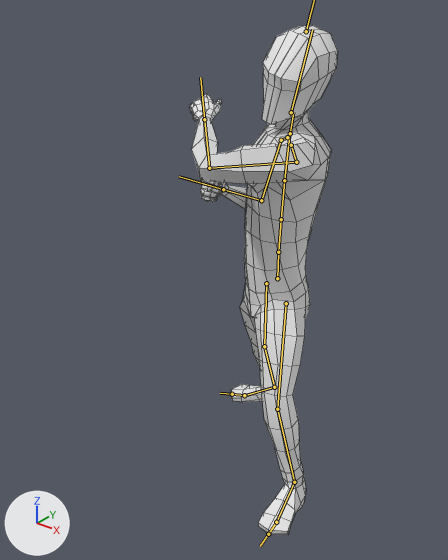
A saved change to the FBX model Assets/Animation/Male/Male Ranged.fbx.
Both versions are drawn from a 50 mm lens placed at (0.00379, -0.0058, 0.00595), pointed at (-0.00018, -0.00084, 0.00288). Every picture has the same lights, and +X, +Y and +Z are marked at lower left. Both versions are drawn at frame 16 of the action 'mixamo.com'; the numbers are the values there. The bones that bend it are drawn over the model as lines. Mesh edges are drawn as thin lines.
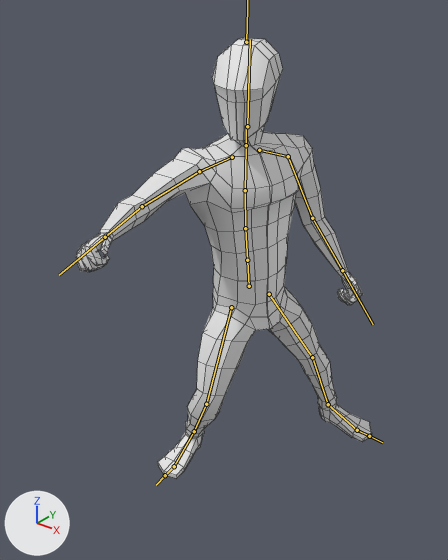
The change, as JSON lines over the scene's bpy script:
```json
{"block": "bone_mixamorig_hips", "where": "bone_mixamorig_hips = bpy.data.objects['Armature'].pose.bones['mixamorig:Hips']"}
{"op": "set", "path": "bone_mixamorig_hips.location", "old": "(-0.003, 0.088, 0.011)", "new": "(-0.032, 0.076, 0.03)"}
{"op": "set", "path": "bone_mixamorig_hips.rotation_quaternion", "old": "(0.967, 0.003, -0.254, -0.005)", "new": "(0.815, -0.002, 0.578, 0.036)", "note": "degrees (1, -29, -1) -> degrees (6, 70, 10)"}
{"block": "bone_mixamorig_spine", "where": "bone_mixamorig_spine = bpy.data.objects['Armature'].pose.bones['mixamorig:Spine']  # child of 'mixamorig:Hips'"}
{"op": "set", "path": "bone_mixamorig_spine.rotation_quaternion", "old": "(0.997, -0.013, -0.075, 0.0)", "new": "(1.0, 0.012, 0.003, 0.006)", "note": "degrees (-1, -9, 0) -> degrees (1, 0, 1)"}
{"block": "bone_mixamorig_spine1", "where": "bone_mixamorig_spine1 = bpy.data.objects['Armature'].pose.bones['mixamorig:Spine1']  # child of 'mixamorig:Spine'"}
{"op": "set", "path": "bone_mixamorig_spine1.rotation_quaternion", "old": "(0.998, -0.012, -0.058, 0.003)", "new": "(1.0, 0.028, 0.011, -0.003)", "note": "degrees (-1, -7, 0) -> degrees (3, 1, 0)"}
{"block": "bone_mixamorig_spine2", "where": "bone_mixamorig_spine2 = bpy.data.objects['Armature'].pose.bones['mixamorig:Spine2']  # child of 'mixamorig:Spine1'"}
{"op": "set", "path": "bone_mixamorig_spine2.rotation_quaternion", "old": "(0.998, -0.012, -0.058, 0.004)", "new": "(1.0, 0.028, 0.011, -0.005)", "note": "degrees (-1, -7, 1) -> degrees (3, 1, -1)"}
{"block": "bone_mixamorig_neck", "where": "bone_mixamorig_neck = bpy.data.objects['Armature'].pose.bones['mixamorig:Neck']  # child of 'mixamorig:Spine2'"}
{"op": "set", "path": "bone_mixamorig_neck.rotation_quaternion", "old": "(0.997, -0.018, 0.074, -0.031)", "new": "(0.996, 0.009, -0.084, 0.018)", "note": "degrees (-2, 8, -4) -> degrees (1, -10, 2)"}
{"block": "bone_mixamorig_head", "where": "bone_mixamorig_head = bpy.data.objects['Armature'].pose.bones['mixamorig:Head']  # child of 'mixamorig:Neck'"}
{"op": "set", "path": "bone_mixamorig_head.rotation_quaternion", "old": "(0.937, 0.016, 0.334, -0.102)", "new": "(0.923, -0.024, -0.384, -0.014)", "note": "degrees (-3, 39, -13) -> degrees (-3, -45, -1)"}
{"block": "bone_mixamorig_leftshoulder", "where": "bone_mixamorig_leftshoulder = bpy.data.objects['Armature'].pose.bones['mixamorig:LeftShoulder']  # child of 'mixamorig:Spine2'"}
{"op": "set", "path": "bone_mixamorig_leftshoulder.rotation_quaternion", "old": "(0.992, -0.12, -0.009, -0.029)", "new": "(0.997, -0.038, 0.036, 0.057)", "note": "degrees (-14, -1, -3) -> degrees (-4, 4, 6)"}
{"block": "bone_mixamorig_leftarm", "where": "bone_mixamorig_leftarm = bpy.data.objects['Armature'].pose.bones['mixamorig:LeftArm']  # child of 'mixamorig:LeftShoulder'"}
{"op": "set", "path": "bone_mixamorig_leftarm.rotation_quaternion", "old": "(0.715, -0.197, 0.184, 0.645)", "new": "(0.993, -0.012, 0.083, 0.088)", "note": "degrees (-3, 31, 83) -> degrees (0, 10, 10)"}
{"block": "bone_mixamorig_leftforearm", "where": "bone_mixamorig_leftforearm = bpy.data.objects['Armature'].pose.bones['mixamorig:LeftForeArm']  # child of 'mixamorig:LeftArm'"}
{"op": "set", "path": "bone_mixamorig_leftforearm.rotation_quaternion", "old": "(0.772, -0.06, 0.034, 0.631)", "new": "(0.976, -0.054, 0.016, 0.21)", "note": "degrees (-3, 7, 78) -> degrees (-6, 3, 24)"}
{"block": "bone_mixamorig_rightshoulder", "where": "bone_mixamorig_rightshoulder = bpy.data.objects['Armature'].pose.bones['mixamorig:RightShoulder']  # child of 'mixamorig:Spine2'"}
{"op": "set", "path": "bone_mixamorig_rightshoulder.rotation_quaternion", "old": "(0.997, -0.07, -0.026, -0.027)", "new": "(0.994, -0.109, 0.009, 0.031)", "note": "degrees (-8, -3, -3) -> degrees (-12, 1, 3)"}
{"block": "bone_mixamorig_rightarm", "where": "bone_mixamorig_rightarm = bpy.data.objects['Armature'].pose.bones['mixamorig:RightArm']  # child of 'mixamorig:RightShoulder'"}
{"op": "set", "path": "bone_mixamorig_rightarm.rotation_quaternion", "old": "(0.96, 0.047, -0.25, -0.12)", "new": "(0.874, -0.413, 0.083, -0.242)", "note": "degrees (10, -28, -17) -> degrees (-50, -3, -30)"}
{"block": "bone_mixamorig_rightforearm", "where": "bone_mixamorig_rightforearm = bpy.data.objects['Armature'].pose.bones['mixamorig:RightForeArm']  # child of 'mixamorig:RightArm'"}
{"op": "set", "path": "bone_mixamorig_rightforearm.rotation_quaternion", "old": "(0.647, -0.062, -0.039, -0.759)", "new": "(0.998, -0.048, -0.008, -0.045)", "note": "degrees (-1, -8, -99) -> degrees (-6, -1, -5)"}
{"block": "bone_mixamorig_leftupleg", "where": "bone_mixamorig_leftupleg = bpy.data.objects['Armature'].pose.bones['mixamorig:LeftUpLeg']  # child of 'mixamorig:Hips'"}
{"op": "set", "path": "bone_mixamorig_leftupleg.rotation_quaternion", "old": "(0.961, 0.185, -0.18, 0.097)", "new": "(0.969, 0.109, -0.175, 0.133)", "note": "degrees (20, -22, 7) -> degrees (10, -22, 14)"}
{"block": "bone_mixamorig_leftleg", "where": "bone_mixamorig_leftleg = bpy.data.objects['Armature'].pose.bones['mixamorig:LeftLeg']  # child of 'mixamorig:LeftUpLeg'"}
{"op": "set", "path": "bone_mixamorig_leftleg.rotation_quaternion", "old": "(0.964, -0.265, -0.004, -0.032)", "new": "(0.989, -0.128, 0.072, -0.013)", "note": "degrees (-31, -1, -3) -> degrees (-15, 8, -3)"}
{"block": "bone_mixamorig_leftfoot", "where": "bone_mixamorig_leftfoot = bpy.data.objects['Armature'].pose.bones['mixamorig:LeftFoot']  # child of 'mixamorig:LeftLeg'"}
{"op": "set", "path": "bone_mixamorig_leftfoot.rotation_quaternion", "old": "(0.999, 0.035, -0.036, -0.01)", "new": "(0.993, -0.058, -0.053, -0.093)", "note": "degrees (4, -4, -1) -> degrees (-6, -7, -10)"}
{"block": "bone_mixamorig_rightupleg", "where": "bone_mixamorig_rightupleg = bpy.data.objects['Armature'].pose.bones['mixamorig:RightUpLeg']  # child of 'mixamorig:Hips'"}
{"op": "set", "path": "bone_mixamorig_rightupleg.rotation_quaternion", "old": "(0.99, -0.035, 0.125, -0.053)", "new": "(0.956, 0.108, 0.251, -0.104)", "note": "degrees (-5, 14, -7) -> degrees (10, 30, -10)"}
{"block": "bone_mixamorig_rightleg", "where": "bone_mixamorig_rightleg = bpy.data.objects['Armature'].pose.bones['mixamorig:RightLeg']  # child of 'mixamorig:RightUpLeg'"}
{"op": "set", "path": "bone_mixamorig_rightleg.rotation_quaternion", "old": "(0.993, -0.088, 0.05, -0.055)", "new": "(0.9, -0.429, 0.076, -0.025)", "note": "degrees (-10, 5, -7) -> degrees (-51, 7, -6)"}
{"block": "bone_mixamorig_rightfoot", "where": "bone_mixamorig_rightfoot = bpy.data.objects['Armature'].pose.bones['mixamorig:RightFoot']  # child of 'mixamorig:RightLeg'"}
{"op": "set", "path": "bone_mixamorig_rightfoot.rotation_quaternion", "old": "(0.99, 0.033, 0.129, 0.05)", "new": "(0.971, 0.177, 0.159, 0.007)", "note": "degrees (5, 15, 6) -> degrees (21, 18, 4)"}
```

Pixel boxes (x1, y1, x2, y2) of what changed, in the pictures (448 x 560 px):
```json
{"object": "polySurface13", "change": "posed", "before": [189, 25, 338, 535], "after": [76, 38, 372, 478], "on screen": "98% wider, 14% shorter"}
{"bone": "mixamorig:Hips", "before": "(277, 278) to (278, 252)", "after": "(249, 286) to (247, 260)"}
{"bone": "mixamorig:Spine", "before": "(278, 252) to (281, 219)", "after": "(247, 260) to (245, 228)"}
{"bone": "mixamorig:Spine1", "before": "(281, 219) to (284, 180)", "after": "(245, 228) to (245, 190)"}
{"bone": "mixamorig:Spine2", "before": "(284, 180) to (289, 136)", "after": "(245, 190) to (246, 148)"}
{"bone": "mixamorig:Neck", "before": "(290, 133) to (293, 112)", "after": "(246, 145) to (246, 125)"}
{"bone": "mixamorig:Head", "before": "(291, 112) to (312, 29)", "after": "(247, 126) to (250, 39)"}
{"bone": "mixamorig:LeftShoulder", "before": "(291, 145) to (296, 162)", "after": "(259, 150) to (288, 156)"}
{"bone": "mixamorig:LeftArm", "before": "(296, 162) to (209, 168)", "after": "(288, 156) to (312, 218)"}
{"bone": "mixamorig:LeftForeArm", "before": "(209, 168) to (204, 119)", "after": "(312, 218) to (342, 270)"}
{"bone": "mixamorig:RightShoulder", "before": "(287, 137) to (281, 140)", "after": "(232, 157) to (199, 171)"}
{"bone": "mixamorig:RightArm", "before": "(281, 140) to (261, 200)", "after": "(199, 171) to (142, 206)"}
{"bone": "mixamorig:RightForeArm", "before": "(261, 200) to (223, 189)", "after": "(142, 206) to (105, 237)"}
{"bone": "mixamorig:LeftUpLeg", "before": "(286, 303) to (277, 409)", "after": "(269, 294) to (312, 357)"}
{"bone": "mixamorig:LeftLeg", "before": "(277, 409) to (294, 482)", "after": "(312, 357) to (328, 404)"}
{"bone": "mixamorig:LeftFoot", "before": "(294, 482) to (276, 522)", "after": "(328, 404) to (357, 430)"}
{"bone": "mixamorig:RightUpLeg", "before": "(266, 283) to (264, 346)", "after": "(231, 307) to (206, 404)"}
{"bone": "mixamorig:RightLeg", "before": "(264, 346) to (274, 387)", "after": "(206, 404) to (194, 431)"}
{"bone": "mixamorig:RightFoot", "before": "(274, 387) to (244, 395)", "after": "(194, 431) to (174, 466)"}
```
